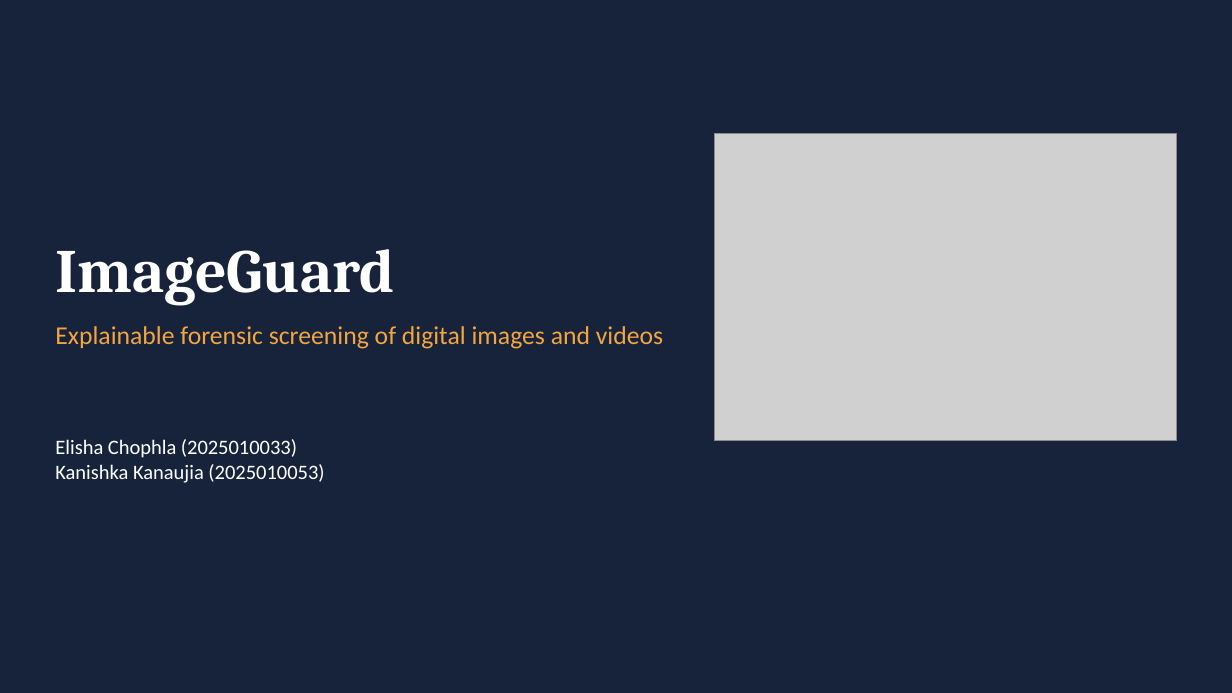
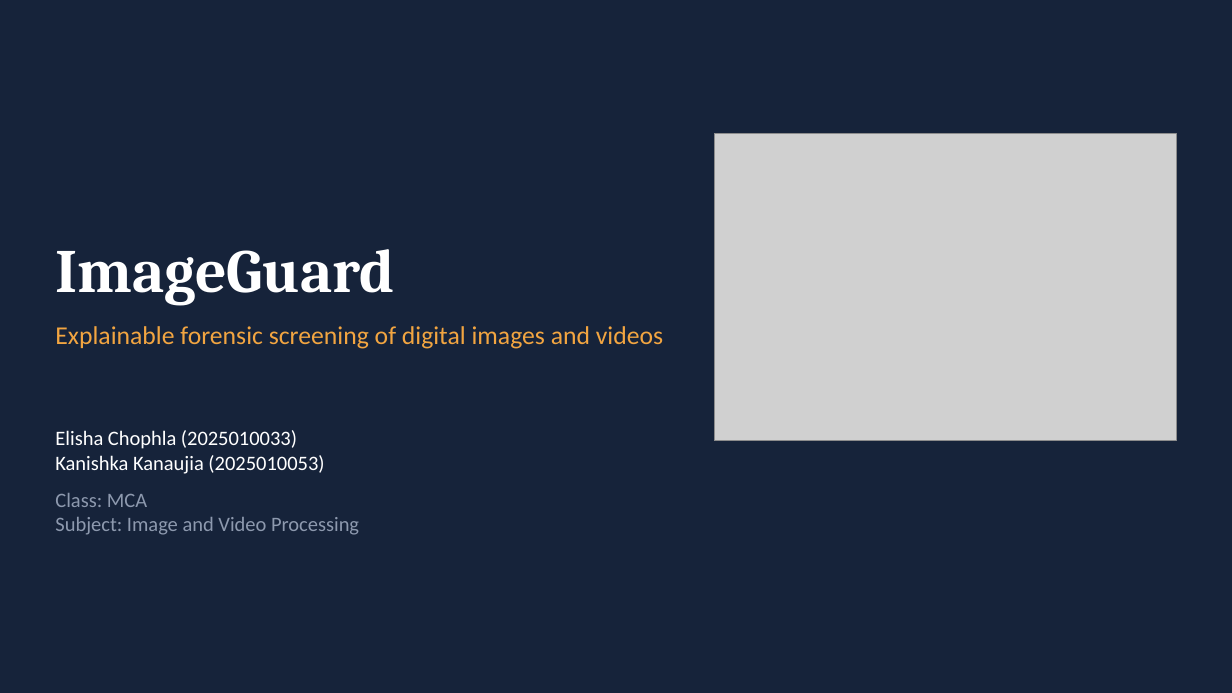
Before and after one commit to kankanaujia/ImageGuard-IVP-Project, a slide deck: slide 1 of documentation/ImageGuard_Presentation.pptx. Drawn at 1232x693 pixels with LibreOffice and Linux fonts; fonts in the diff are those of the drawing; grey boxes stand for pictures. Boxes give left, top, right and bottom in pixels: in the first picture for what was removed or moved away, otherwise in the second. Text is boxed around its words. In the diff, an @@ line names an element or a change of style, - is before the commit and + after.

```diff
--- a/documentation/ImageGuard_Presentation.pptx
+++ b/documentation/ImageGuard_Presentation.pptx
@@ text "Elisha Chophla (2025010033)": place and size @@
-text "Elisha Chophla (2025010033)" at <box>55,439,324,483</box>
+text "Elisha Chophla (2025010033)" at <box>55,430,359,535</box>
@@ text at <box>55,493,359,535</box>: paragraphs added @@
+Class: MCA
+Subject: Image and Video Processing
```
Also in this commit, not shown: 11 other slides changed, 6 slides added, 3 slides removed, 30 other files.
